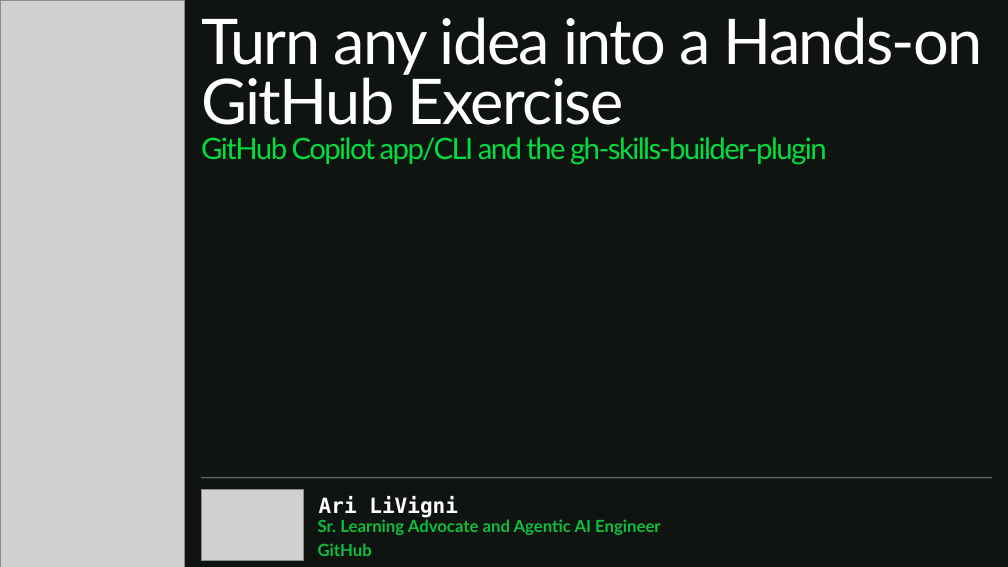
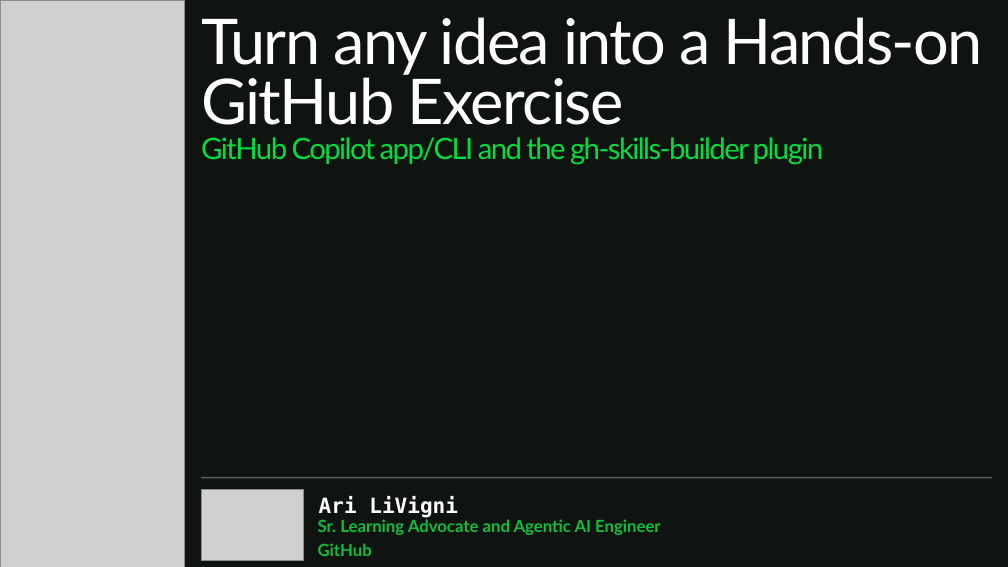
Before and after one commit to arilivigni/gh-skills-builder-workshop, a slide deck: slide 1 of gh-skills-builder-workshop-dark.pptx. Drawn at 1008x567 pixels with LibreOffice and Linux fonts; fonts in the diff are those of the drawing; grey boxes stand for pictures. Boxes give left, top, right and bottom in pixels: in the first picture for what was removed or moved away, otherwise in the second. Text is boxed around its words. In the diff, an @@ line names an element or a change of style, - is before the commit and + after.

```diff
--- a/gh-skills-builder-workshop-dark.pptx
+++ b/gh-skills-builder-workshop-dark.pptx
@@ text at (201, 137, 824, 165): text changed @@
-GitHub Copilot app/CLI and the gh-skills-builder-plugin
+GitHub Copilot app/CLI and the gh-skills-builder plugin
```
Also in this commit, not shown: 3 other slides changed, 15 other files.
